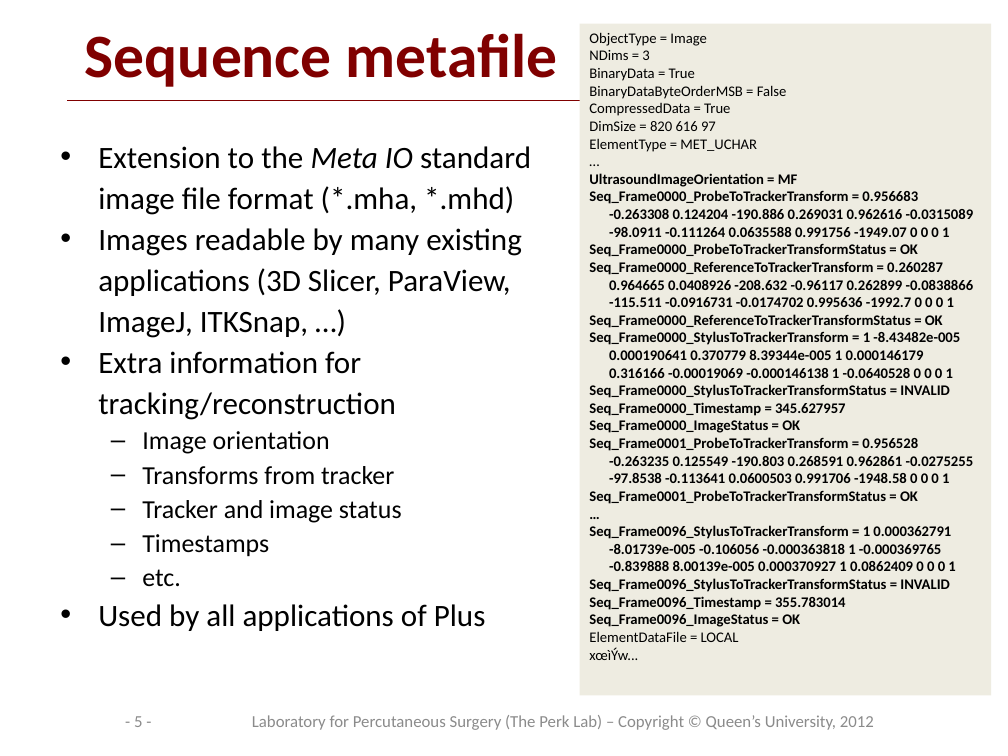
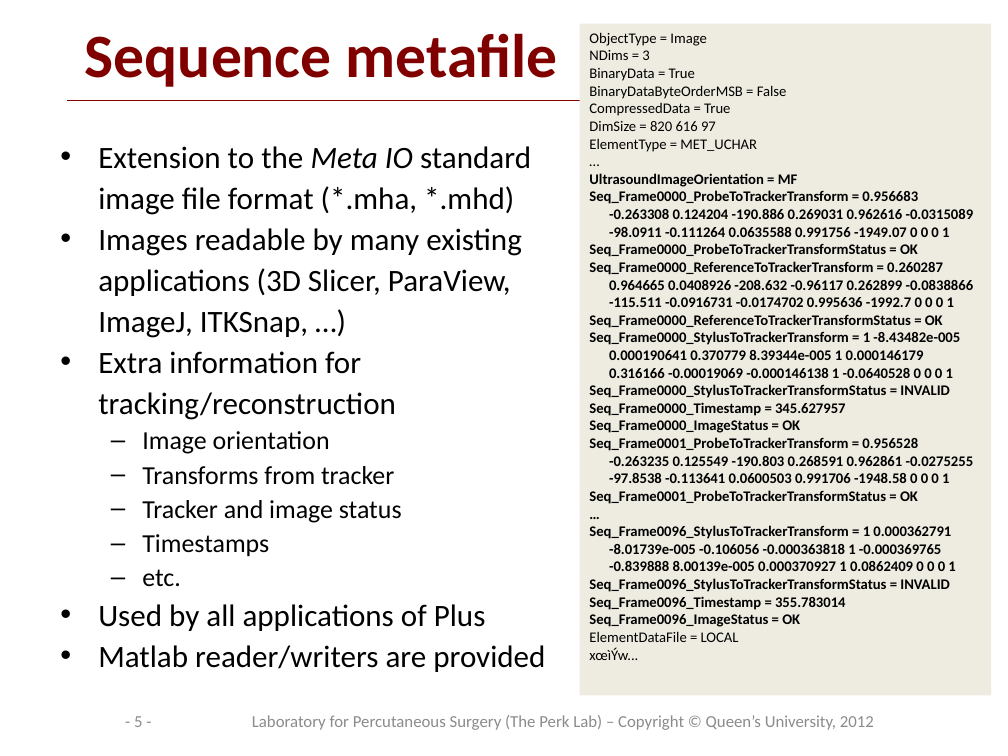
Before and after one commit to thewtex/Plus, a slide deck: slide 5 of doc/overview/PlusOverview.pptx. Drawn at 1008x756 pixels with LibreOffice and Linux fonts; fonts in the diff are those of the drawing; background and template pictures are left out. Boxes give left, top, right and bottom in pixels: in the first picture for what was removed or moved away, otherwise in the second. Text is boxed around its words. In the diff, an @@ line names an element or a change of style, - is before the commit and + after.

Commit message:
re #832: Updated Plus overview with Matlab interface details

```diff
--- a/doc/overview/PlusOverview.pptx
+++ b/doc/overview/PlusOverview.pptx
@@ text at <box>98,645,545,672</box>: paragraph added @@
+• Matlab reader/writers are provided
```
Also in this commit, not shown: 1 other slide changed.
